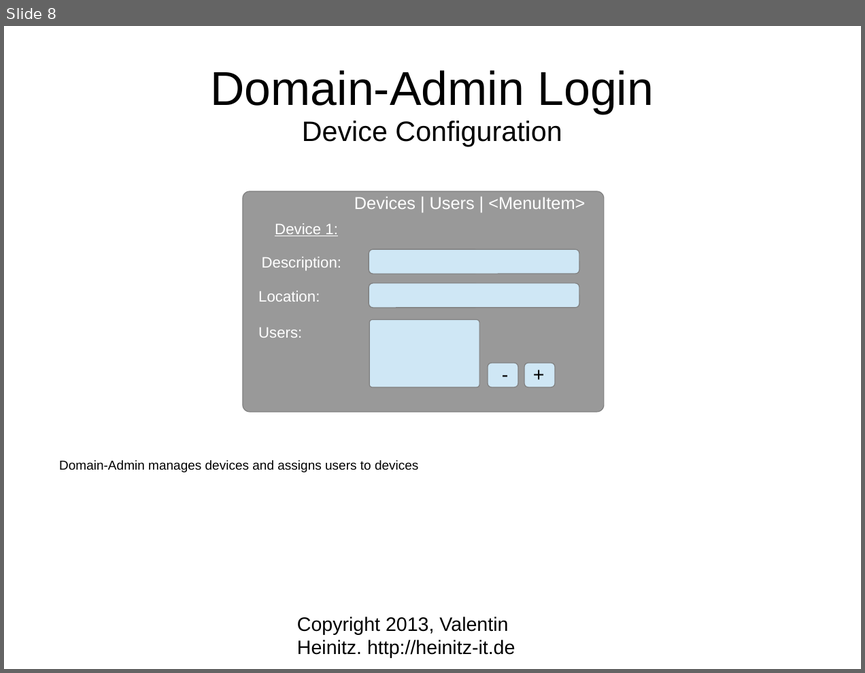
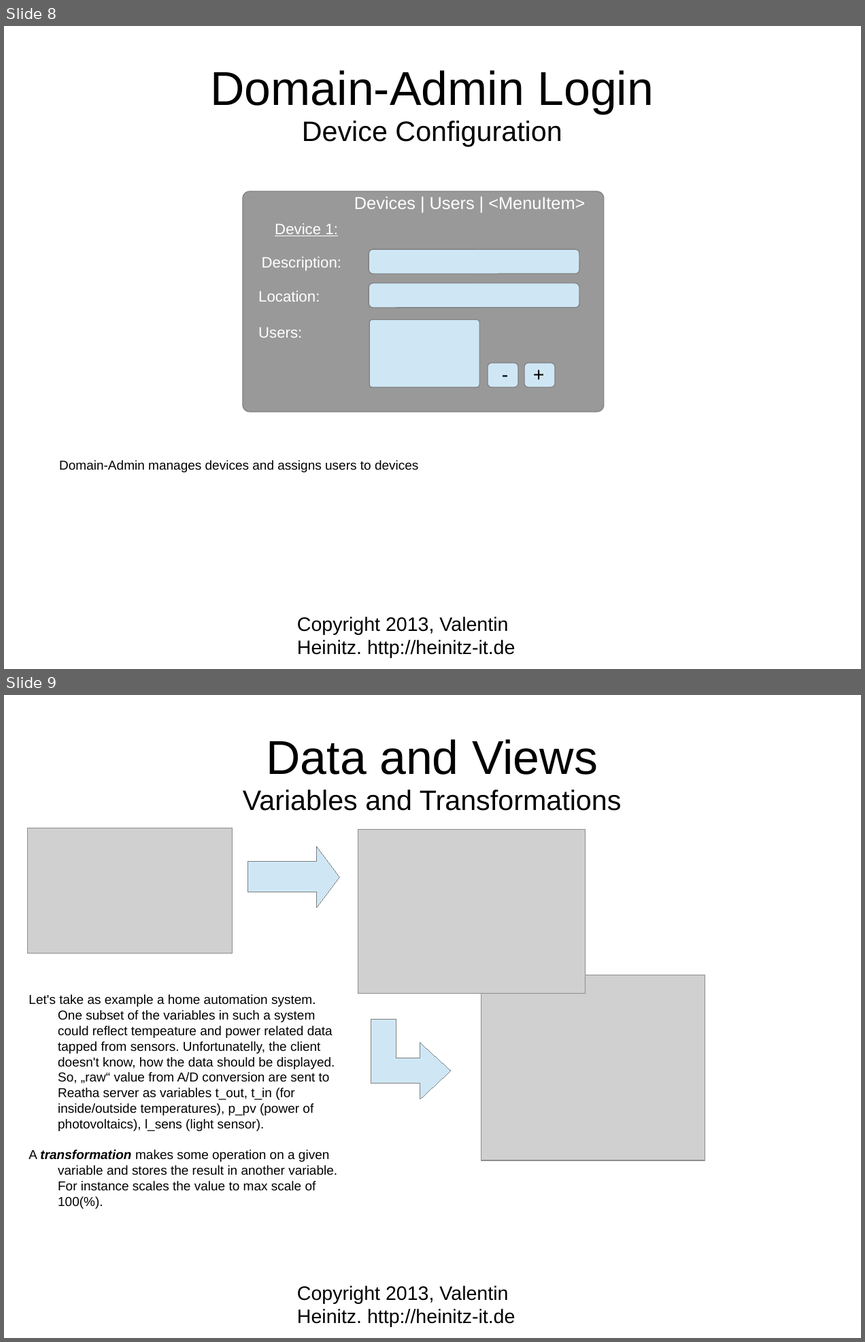
Before and after one commit to vheinitz/reatha, a slide deck: docu/TechPresentation.odp. Shown one above the other, each under a label of ours: slide 8 before the commit, slides 8 and 9 after it. The pictures are 865x673 and 865x1342 pixels, drawn with LibreOffice and Linux fonts; fonts in the diff are those of the drawing; grey boxes stand for pictures. Boxes give left, top, right and bottom in pixels: in the first picture for what was removed or moved away, otherwise in the second. Text is boxed around its words. In the diff, an @@ line names an element or a change of style, - is before the commit and + after.

Commit message:
Added spec for views, vars and transformations

```diff
--- a/docu/TechPresentation.odp
+++ b/docu/TechPresentation.odp
@@ slide 9 added at bbox=[4, 695, 861, 1338], background #FFFFFF @@
@@ title added at bbox=[243, 739, 621, 811], 26 pt, text #000000 @@
+Data and Views
+Variables and Transformations
@@ picture added at bbox=[27, 828, 232, 953] @@
@@ picture added at bbox=[358, 830, 585, 993] @@
@@ right arrow added at bbox=[248, 846, 340, 907], fill #CFE7F5, outline #808080 0 pt @@
@@ picture added at bbox=[481, 975, 704, 1161] @@
@@ text added at bbox=[28, 994, 337, 1208], 12 pt, text #000000 @@
+Let's take as example a home automation system. One subset of the variables in such a system could reflect tempeature and power related data tapped from sensors. Unfortunatelly, the client doesn't know, how the data should be displayed. So, „raw“ value from A/D conversion are sent to Reatha server as variables t_out, t_in (for inside/outside temperatures), p_pv (power of photovoltaics), l_sens (light sensor).
+A transformation makes some operation on a given variable and stores the result in another variable. For instance scales the value to max scale of 100(%).
@@ freeform shape added at bbox=[371, 1019, 450, 1098], fill #CFE7F5, outline #808080 0 pt @@
@@ text added at bbox=[297, 1285, 515, 1327], 18 pt, text #000000 @@
+Copyright 2013, Valentin Heinitz. http://heinitz-it.de
```
Also in this commit, not shown: 1 slide changed, 4 other slides added.
